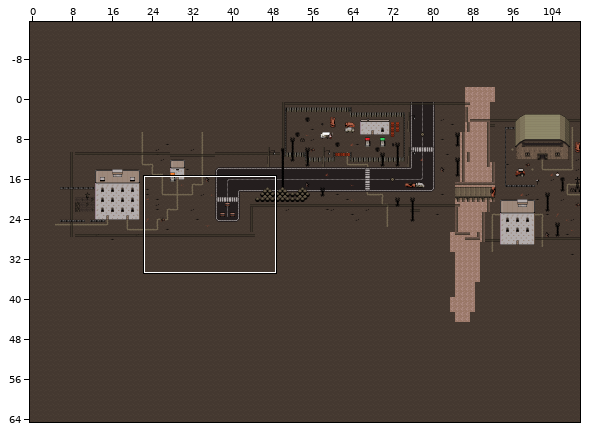
Level history. Tiled map: mapa/map T/mapa T.tmx. The picture above shows the old version from afar; the outline marks the close-up.
Close-up. The starting point:
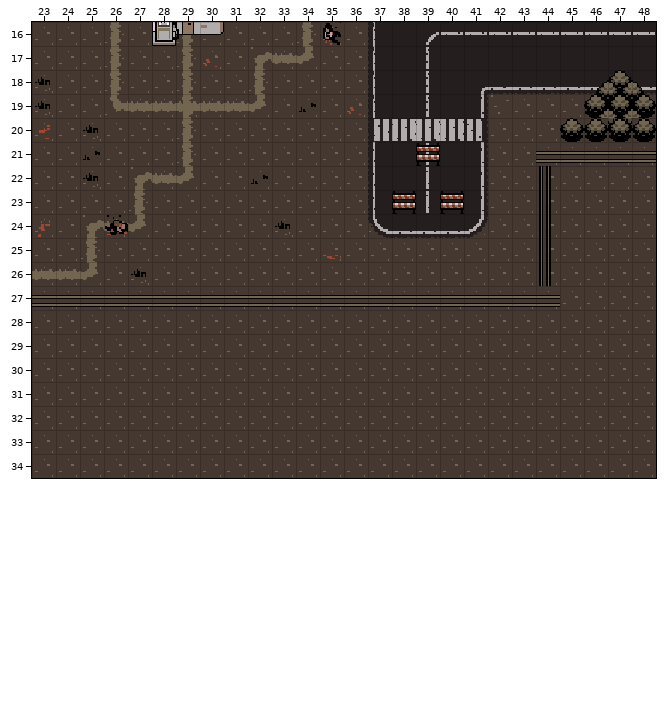
Cells are 16x16 px. Shown: x 23..48, y 16..34. The commit also changed other parts of the map, which this record leaves out. The old version is drawn lined up with the new one.
After:
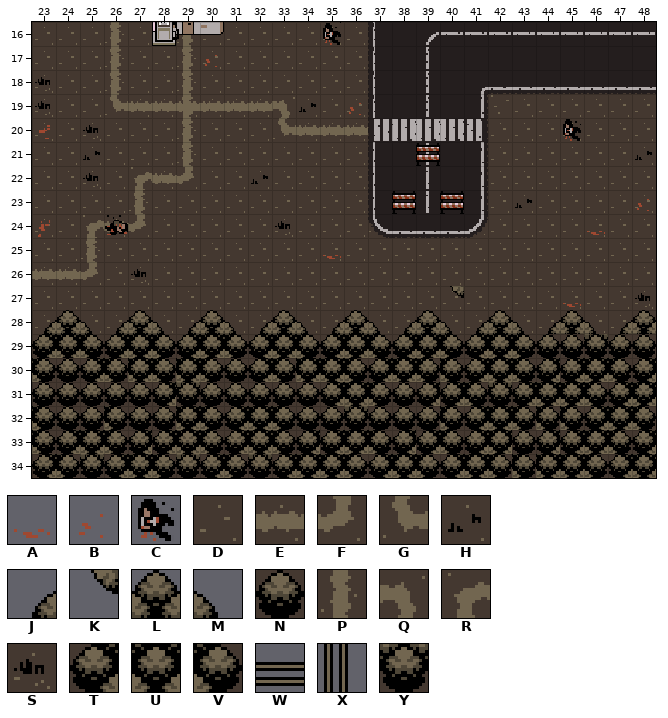
Key: from "Zombie_Tileset": A 339, B 382, C 383, D 441, E 480, F 481, G 482, H 484, J 488, K 488 turned 270, L 489, M 490, N 491, P 523, Q 524, R 525, S 527, T 531, U 532, V 533, W 537, X 537 turned 90, Y 575.
_ is an empty cell, . an unchanged one.
Changes in this commit:
map size 142x80 -> 127x38 cells (old content now starts at 0,-15; both pictures use the new coordinates)
--- layer "Chao"
@@ x 32..48 @@
-16 ..P..............
-17 REF..............
-18 P................
-19 FD...............
-20 .DDDD............
-21 ................D
+16 ..D..............
+17 DDD..............
+18 D................
+19 EQ...............
+20 .GEEE............
+21 ................H
@@ x 43..43 @@
-23 D
+23 H
@@ x 48..48 @@
-27 D
+27 S
--- layer "Limite" (now hidden)
@@ x 23..48 @@
-21 .....................WWWWW
-22 .....................X....
-23 .....................X....
-24 .....................X....
-25 .....................X....
-26 .....................X....
-27 WWWWWWWWWWWWWWWWWWWWWW....
+21 ....................._____
+22 ....................._....
+23 ....................._....
+24 ....................._....
+25 ....................._....
+26 ....................._....
+27 ______________________....
--- layer "ObjetosScolider"
@@ x 45..45 @@
-20 _
+20 C
@@ x 46..48 @@
-23 .._
-24 _..
+23 ..B
+24 A..
@@ x 45..45 @@
-27 _
+27 A
--- layer "ObjetosColider"
@@ x 45..48 @@
-19 .TUV
-20 NNYN
+19 .___
+20 ____
@@ x 23..48 @@
-29 __________________________
-30 __________________________
-31 __________________________
-32 __________________________
-33 __________________________
-34 __________________________
+29 TUVTUVTUVTUVTUVTUVTUVNNYNN
+30 VNTVUVUVNTVUUVTUVVTUVTTUVT
+31 NNNNNTYNNNNNTUVNTTVYTUUVTU
+32 VNNVNNUVTUVNNYNNNVTUVVVTUV
+33 VTUVTTUVTUVTTUVTTVTUNTTUVT
+34 TVYTUVYTVYTUUVTUVTUVVUUVTU
--- layer "Acessorios"
@@ x 46..48 @@
-18 JLM
+18 ___
@@ x 23..48 @@
-27 ................._........
-28 __________________________
+27 .................K........
+28 JLMJLMJLMJLMJLMJLMJLMJLMJL
Pixel boxes of the changes (left, top, right, bottom) in both close-ups:
changed: (32, 22, 656, 478)
